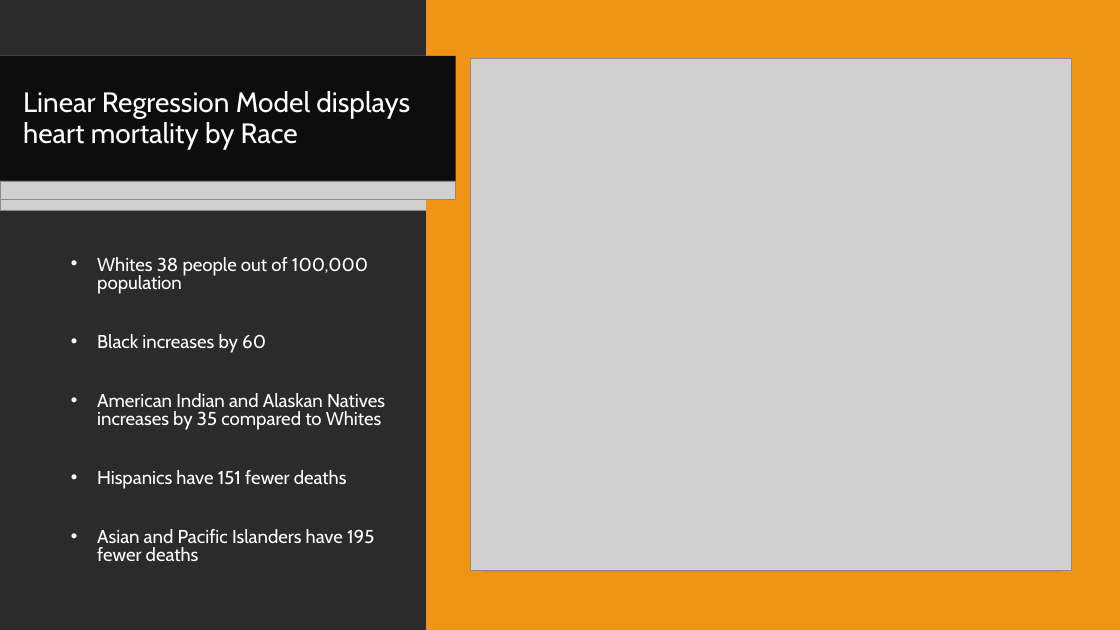
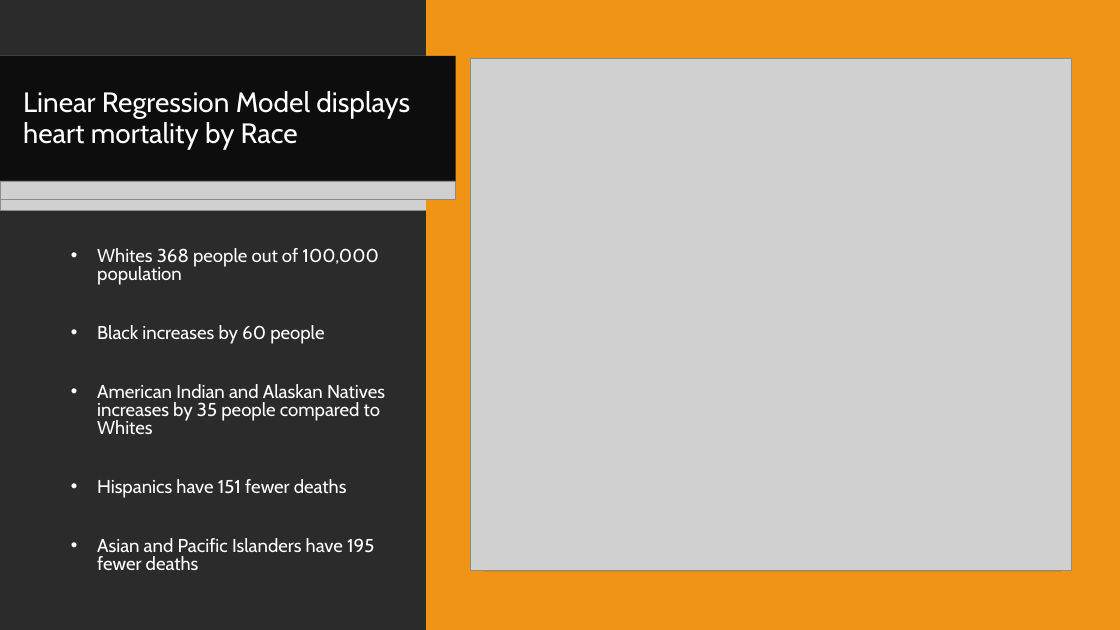
Before and after one commit to Aaron-m-ram/end-to-end-statistical-analysis, a slide deck: slide 12 of Final PP V1.pptx. Drawn at 1120x630 pixels with LibreOffice and Linux fonts; fonts in the diff are those of the drawing; grey boxes stand for pictures; background and template pictures are left out; a plain dark background stands for a picture behind light text. Boxes give left, top, right and bottom in pixels: in the first picture for what was removed or moved away, otherwise in the second. Text is boxed around its words. In the diff, an @@ line names an element or a change of style, - is before the commit and + after.

```diff
--- a/Final PP V1.pptx
+++ b/Final PP V1.pptx
@@ text at [97,248,385,434]: text changed @@
-• Whites 38 people out of 100,000 population
-• Black increases by 60
-• American Indian and Alaskan Natives increases by 35 compared to Whites
+• Whites 368 people out of 100,000 population
+• Black increases by 60 people
+• American Indian and Alaskan Natives increases by 35 people compared to Whites
```
Also in this commit, not shown: 5 other slides changed, 1 other file.
